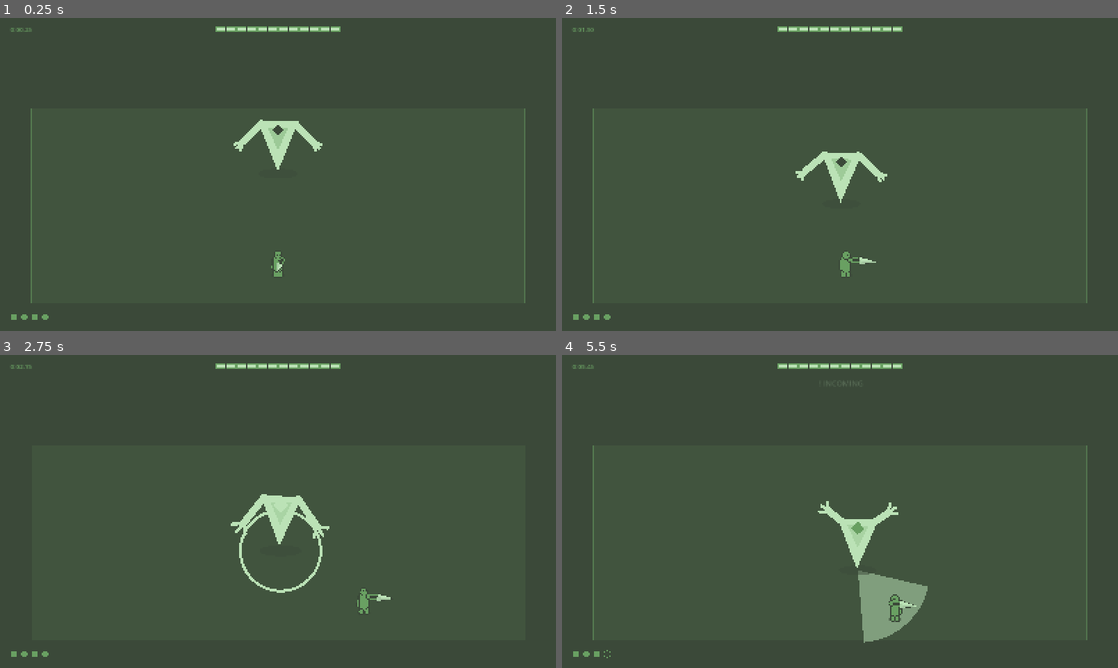
Above: before the commit, frames 1-4 (two rows, left to right).
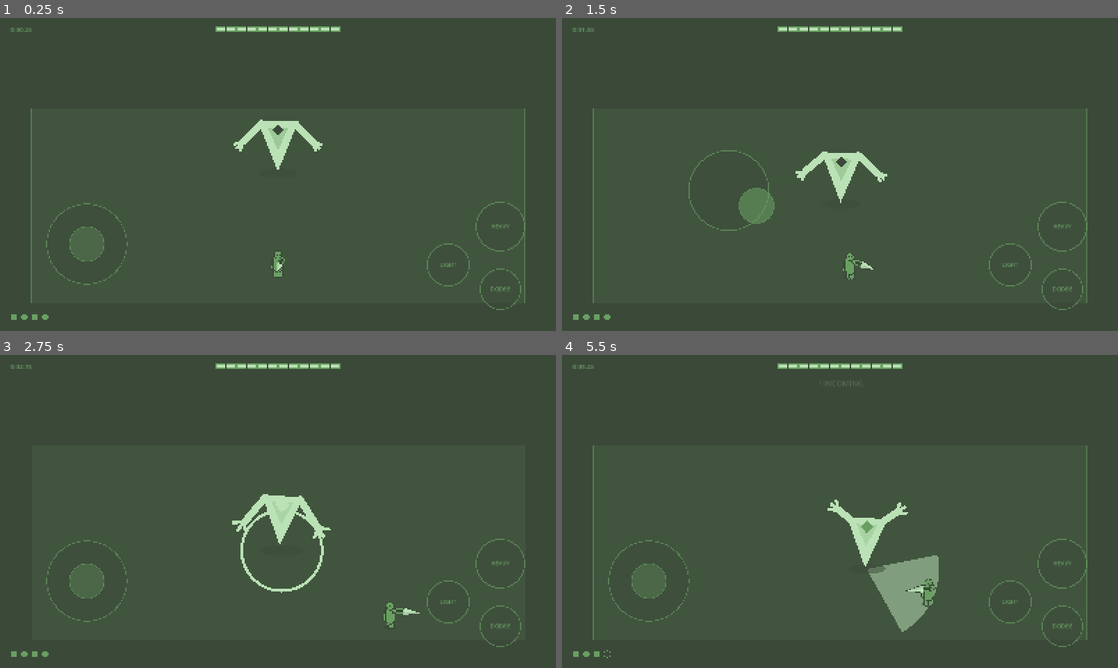
Above: after the commit, the same moments.

Repository: nrkahfirhmd/project-green-sapphire
Game: Godot game, scene res://scenes/main.tscn
The game is run twice, just before and just after one commit, with the same random seed, the same clock (stepped at 60 frames per second) and the same inputs.
Inputs (mouse positions are in pixels of both pictures, inside the frame that each line leads up to):
- Up to frame 1 (0.25 s): no input
- Up to frame 2 (1.5 s): move the mouse to (962, 158) at 0.52 s; hold D (move_right) 0.53-1.25 s; tap L (attack_heavy) at 0.6 s; click (962, 158) at 0.67 s; drag from (728, 190) to (812, 237) at 1.27 s
- Up to frame 3 (2.75 s): move the mouse to (333, 442) at 2.02 s; hold D (move_right) from 2.03 s (still down); tap Space (dodge) at 2.1 s; click (333, 442) at 2.17 s
- Up to frame 4 (5.5 s): release D (move_right) at 2.75 s; drag from (812, 574) to (673, 464) at 2.77 s; move the mouse to (1006, 558) at 3.52 s; hold A (move_left) 3.53-4.25 s; tap K (attack_light) at 3.6 s; click (1006, 558) at 3.67 s; drag from (673, 464) to (756, 433) at 4.27 s; move the mouse to (867, 511) at 5.02 s; hold S (move_down) from 5.03 s (still down); tap L (attack_heavy) at 5.1 s; click (867, 511) at 5.17 s

The runs differ from the first frame. In frame 1, 0.5% of the frame differs, in the area x 8-95%, y 58-94%; in frame 2, 1.2%; in frame 3, 1.1%; in frame 4, 3.5%, in the area x 8-95%, y 46-94%.
Error before the commit: Parse Error: Cannot infer the type of "s" variable because the value doesn't have a set type. (res://scripts/touch_controls.gd:47)

Commit message:
feat: target iPhone with safe-area aware UI
Locks to landscape either way up, and keeps the interface out from under
the notch and the home indicator -- which cover exactly the corners the
touch buttons and the HUD readouts were anchored to.

Game.safe_area() converts DisplayServer.get_display_safe_area() from screen
pixels into viewport units, since the viewport is stretched and the raw
rect would be in the wrong space. Off-device it returns the whole viewport,
so nothing shifts on desktop. The low-HP edge pulse and the result overlay
deliberately ignore it and still cover the full screen.

Mouse-to-touch emulation is on so the controls can be driven while testing
on desktop, and the result screen now names the button as well as the key.

Diff:
--- a/project.godot
+++ b/project.godot
@@ -25,6 +25,7 @@
 window/size/viewport_height=900
 window/stretch/mode="canvas_items"
 window/stretch/aspect="expand"
+window/handheld/orientation=4
 
 [input]
 
@@ -69,6 +70,10 @@
 ]
 }
 
+[input_devices]
+
+pointing/emulate_touch_from_mouse=true
+
 [physics]
 
 3d/physics_engine="Jolt Physics"
--- a/scripts/game.gd
+++ b/scripts/game.gd
@@ -5,6 +5,24 @@
 const DEEP_MOSS := Color("3B4939")     # arena, eye idle, sword grip
 const SAPPHIRE_CORE := Color("69A062") # player, muted text, eye mid-charge
 const PALE_JADE := Color("BBE2B6")     # boss body, blade, EVERY telegraph flash
+
+## Safe-area rect in viewport units. On iOS the notch and the home indicator
+## cover the screen edges, which is exactly where the touch controls and the
+## HUD readouts want to sit. Off-device this is simply the whole viewport.
+func safe_area(viewport_size: Vector2) -> Rect2:
+	var full := Rect2(Vector2.ZERO, viewport_size)
+	if not OS.has_feature("mobile"):
+		return full
+	var win := Vector2(DisplayServer.window_get_size())
+	if win.x <= 0.0 or win.y <= 0.0:
+		return full
+	# get_display_safe_area() reports screen pixels; the viewport is stretched,
+	# so convert before anyone positions anything with it
+	var safe := DisplayServer.get_display_safe_area()
+	var k := viewport_size / win
+	var r := Rect2(Vector2(safe.position) * k, Vector2(safe.size) * k).intersection(full)
+	return r if r.get_area() > 0.0 else full
+
 
 ## Ellipse polygon centred on the origin. Ground shadows have to be flatter
 ## than a circle to sit on the floor under the tilted camera.
--- a/scripts/hud.gd
+++ b/scripts/hud.gd
@@ -62,14 +62,14 @@
 
 
 func _draw() -> void:
-	var vp := size
+	var vp := Game.safe_area(size)
 
 	# --- boss segmented HP bar (top center) ---
 	var seg_w := 26.0
 	var gap := 4.0
 	var total := _b_max * seg_w + (_b_max - 1) * gap
-	var x0 := (vp.x - total) * 0.5
-	var y0 := 26.0
+	var x0 := vp.position.x + (vp.size.x - total) * 0.5
+	var y0 := vp.position.y + 26.0
 	for i in _b_max:
 		var r := Rect2(x0 + i * (seg_w + gap), y0, seg_w, 12.0)
 		var filled := i < _b_hp
@@ -84,7 +84,7 @@
 
 	# --- player HP pips (bottom left) ---
 	for i in _p_max:
-		var c := Vector2(40 + i * 30, vp.y - 40)
+		var c := Vector2(vp.position.x + 40 + i * 30, vp.end.y - 40)
 		if i < _p_hp:
 			draw_circle(c, 10, Game.SAPPHIRE_CORE)
 		else:
@@ -92,13 +92,13 @@
 			draw_arc(c, 10, 0, TAU, 20, Game.SAPPHIRE_CORE, 1.5)
 
 	# --- run timer (top left) ---
-	draw_string(ThemeDB.fallback_font, Vector2(30, 40),
+	draw_string(ThemeDB.fallback_font, vp.position + Vector2(30, 40),
 		_fmt_time(_elapsed), HORIZONTAL_ALIGNMENT_LEFT, -1, 18, Game.SAPPHIRE_CORE)
 
 	# --- telegraph warning flash ---
 	if _tele > 0.0:
 		var a := _tele / 0.6
-		draw_string(ThemeDB.fallback_font, Vector2(vp.x * 0.5 - 60, 90),
+		draw_string(ThemeDB.fallback_font, Vector2(vp.get_center().x - 60, vp.position.y + 90),
 			"! INCOMING", HORIZONTAL_ALIGNMENT_LEFT, -1, 22,
 			Color(Game.PALE_JADE.r, Game.PALE_JADE.g, Game.PALE_JADE.b, a))
 
@@ -108,18 +108,18 @@
 		var a := (0.35 + 0.35 * sin(_pulse_t)) * (1.0 - frac / 0.5)
 		var col := Color(Game.PALE_JADE.r, Game.PALE_JADE.g, Game.PALE_JADE.b, clampf(a, 0.0, 0.8))
 		var w := 14.0
-		draw_rect(Rect2(0, 0, vp.x, w), col)
-		draw_rect(Rect2(0, vp.y - w, vp.x, w), col)
-		draw_rect(Rect2(0, 0, w, vp.y), col)
-		draw_rect(Rect2(vp.x - w, 0, w, vp.y), col)
+		draw_rect(Rect2(0, 0, size.x, w), col)
+		draw_rect(Rect2(0, size.y - w, size.x, w), col)
+		draw_rect(Rect2(0, 0, w, size.y), col)
+		draw_rect(Rect2(size.x - w, 0, w, size.y), col)
 
 	# --- result panel ---
 	if _result_shown:
-		draw_rect(Rect2(Vector2.ZERO, vp), Color(Game.DEEP_MOSS, 0.72))
+		draw_rect(Rect2(Vector2.ZERO, size), Color(Game.DEEP_MOSS, 0.72))
 		var f := ThemeDB.fallback_font
-		var cx := vp.x * 0.5
+		var cx := vp.get_center().x
 		var title := "VICTORY" if _result_win else "DEFEAT"
-		draw_string(f, Vector2(cx - 90, vp.y * 0.5 - 70), title,
+		draw_string(f, Vector2(cx - 90, vp.get_center().y - 70), title,
 			HORIZONTAL_ALIGNMENT_LEFT, -1, 40, Game.PALE_JADE)
 		var lines := [
 			"time    %s" % _fmt_time(_result_time),
@@ -129,7 +129,7 @@
 			lines.append("best time    %s" % _fmt_time(Game.best_time))
 			lines.append("best hits    %d" % Game.best_hits)
 		lines.append("")
-		lines.append("press R to fight again")
+		lines.append("tap RESTART   ·   press R")
 		for i in lines.size():
-			draw_string(f, Vector2(cx - 110, vp.y * 0.5 - 20 + i * 26), lines[i],
+			draw_string(f, Vector2(cx - 110, vp.get_center().y - 20 + i * 26), lines[i],
 				HORIZONTAL_ALIGNMENT_LEFT, -1, 18, Game.SAPPHIRE_CORE)
